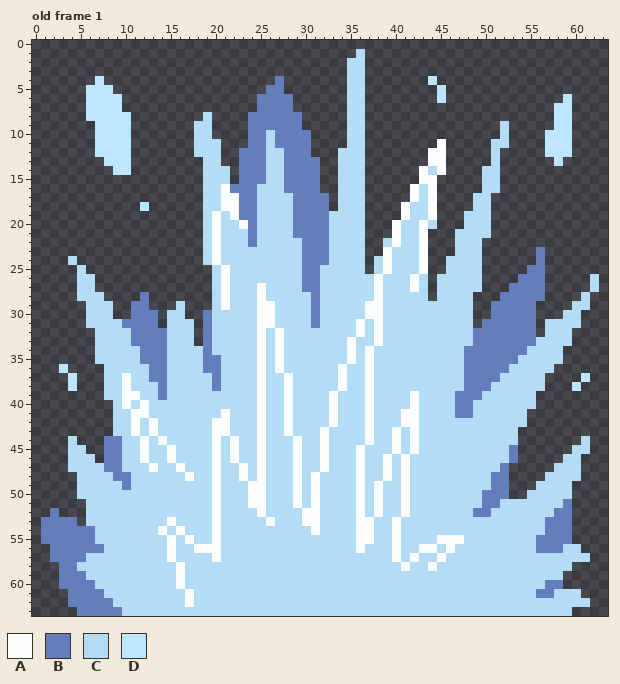
Edited in one commit: pixel-art file (Assets/Textures/Enemies/IcicleBees/IcicleBeeNest.aseprite). The picture above was drawn from the file before the commit.
64x64 pixels, 1 frame. Colours within 5 levels of each other are drawn and written as one. Shown: old frame 1. The commit also changed other frames, which this record leaves out.
Palette (. is transparent): A #fcfeff  B #647dbc  C #b4dcf7  D #bce5ff
Pixels before, old frame 1 (only the part around the change), first column x 0:
 0 ................................................................
 1 ....................................C...........................
 2 ...................................CC...........................
 3 ...................................CC...........................
 4 .......D...................B.......CC.......D...................
 5 ......DDD.................BB.......CC........D..................
 6 ......DDDD...............BBBB......CC........D.............D....
 7 ......DDDD...............BBBB......CC.....................DD....
 8 ......DDDDD........C....BBBBBB.....CC.....................DD....
 9 .......DDDD.......CC....BBBBBB.....CC...............C.....DD....
10 .......DDDD.......CC....BBCBBBB....CC...............C....DDD....
11 .......DDDD.......CCC...BBCBBBB....CC........A.....CC....DDD....
12 .......DDDD.......CCC..BBBCCBBB...CCC.......AA.....C.....DDD....
13 ........DDD........CC..BBBCCBBBB..CCC.......AA.....C......D.....
14 .........DD........CCC.BBBCCBBBB..CCC......ACA....CC............
15 ...................CCC.BBBCCBBBB..CCC......AA.....CC............
16 ...................CCABBBCCCBBBB..CCC.....ACA.....CC............
17 ...................CCAABBCCCCBBBB.CCC.....ACA....CC.............
18 ............D......CCAABBCCCCBBBB.CCC....ACCA....CC.............
19 ...................CACABBCCCCBBBBCCCC....ACCA...CCC.............
20 ...................CACCABCCCCBBBBCCCC...ACCAC...CCC.............
21 ...................CACCCBCCCCBBBBCCCC...ACCA...CCCC.............
22 ...................CACCCBCCCCCBBBCCCC..CACCA...CCC..............
23 ...................CACCCCCCCCCBBBCCCC..ACCCA...CCC......B.......
24 ....C..............CACCCCCCCCCBBBCCCC.CACCCA..CCCC......B.......
25 .....C..............CACCCCCCCCBBCCCCC.CACCCA..CCCC.....BB.......
26 .....CC.............CACCCCCCCCBBCCCCCCACCCAC.CCCCC....BBB.....C.
27 .....CC.............CACCCACCCCBBCCCCCCACCCAC.CCCCC...BBBB.....C.
28 .....CCC....B.......CACCCACCCCCBCCCCCCACCCCC.CCCC...BBBBB....C..
29 ......CCC..BB...C...CACCCAACCCCBCCCCCAACCCCCCCCCC..BBBBB....CC..
30 ......CCC..BBB.CC..BCCCCCAACCCCBCCCCCAACCCCCCCCCC..BBBBB...CC...
31 ......CCCCBBBB.CCC.BCCCCCAACCCCBCCCCACACCCCCCCCCC.BBBBBB.CCCC...
32 .......CCCCBBBBCCC.BCCCCCACACCCCCCCCACACCCCCCCCCCBBBBBBB.CCC....
33 .......CCCCBBBBCCC.BCCCCCACACCCCCCCACCACCCCCCCCCCBBBBBBBCCCC....
34 .......CCCCCBBBCCCCBCCCCCACACCCCCCCACACCCCCCCCCCBBBBBBBCCCC.....
35 .......CCCCCBBBCCCCBBCCCCACACCCCCCCACACCCCCCCCCCBBBBBBCCCCC.....
36 ...D....CCCCCBBCCCCBBCCCCACACCCCCCACCACCCCCCCCCCBBBBBCCCCC......
37 ....D...CCACCBBCCCCCBCCCCACCACCCCCACCACCCCCCCCCCBBBBCCCCC....D..
38 ....D...CCACCCBCCCCCBCCCCACCACCCCCACCACCCCCCCCCCBBBCCCCCC...D...
39 ........CCAACCBCCCCCCCCCCACCACCCCACCCACCCCACCCCBBBCCCCCC........
40 .........CACACCCCCCCCCCCCACCACCCCACCCACCCCACCCCBBCCCCCCC........
41 .........CCAACCCCCCCCACCCACCACCCCACCCACCCAACCCCBBCCCCCC.........
42 .........CCACACCCCCCAACCCACCACCCCACCCACCCAACCCCCCCCCCCC.........
43 .........CCACACCCCCCAACCCACCACCCACCCCACCACACCCCCCCCCCC..........
44 ....C...BBCCACACCCCCACACCACCCACCACCCCACCACACCCCCCCCCCC.......C..
45 ....CC..BBCCACCACCCCACACCACCCACCACCCACCCACACCCCCCCCCCB......CC..
46 ....CCC.BBCCACCACCCCACACCACCCACCACCCACCACACCCCCCCCCCCB.....CC...
47 ....CCCCBBCCCACCACCCACCACACCCACCACCCACCACACCCCCCCCCCB.....CCC...
48 .....CCCCBBCCCCCCACCACCACACCCACACCCCACCACACCCCCCCCCBB....CCCC...
49 .....CCCCCBCCCCCCCCCACCCAACCCACACCCCACACCACCCCCCCCCBB...CCCC....
50 .....CCCCCCCCCCCCCCCACCCAACCCACACCCCACACCACCCCCCCCBBB..CCCCC....
51 ......CCCCCCCCCCCCCCACCCAACCCACACCCCACACCACCCCCCCCBBCCCCCCCB....
52 ..B...CCCCCCCCCCCCCCACCCCACCCCAACCCCACACCACCCCCCCBBCCCCCCCBB....
53 .BBBB.CCCCCCCCCACCCCACCCCCACCCAACCCCAACCACCCCCCCCCCCCCCCCBBB....
54 .BBBBBBCCCCCCCACACCCACCCCCCCCCCACCCCAACCACCCCCCCCCCCCCCCCBBB....
55 .BBBBBBCCCCCCCCACACCACCCCCCCCCCCCCCCAACCACCCCAAACCCCCCCCBBBB....
56 ..BBBBBBCCCCCCCACCAAACCCCCCCCCCCCCCCACCCACCAACACCCCCCCCCBBBCC...
57 ..BBBBCCCCCCCCCACCCCACCCCCCCCCCCCCCCCCCCACACCACCCCCCCCCCCCCCCC..
58 ...BBCCCCCCCCCCCACCCCCCCCCCCCCCCCCCCCCCCCACCACCCCCCCCCCCCCCC....
59 ...BBBCCCCCCCCCCACCCCCCCCCCCCCCCCCCCCCCCCCCCCCCCCCCCCCCCCCC.....
60 ...BBBBCCCCCCCCCACCCCCCCCCCCCCCCCCCCCCCCCCCCCCCCCCCCCCCCCBB.....
61 ....BBBBCCCCCCCCCACCCCCCCCCCCCCCCCCCCCCCCCCCCCCCCCCCCCCCBBCCC...
62 ....BBBBBCCCCCCCCACCCCCCCCCCCCCCCCCCCCCCCCCCCCCCCCCCCCCCCCCCCC..
63 .....BBBBBCCCCCCCCCCCCCCCCCCCCCCCCCCCCCCCCCCCCCCCCCCCCCCCCCC....
The result:
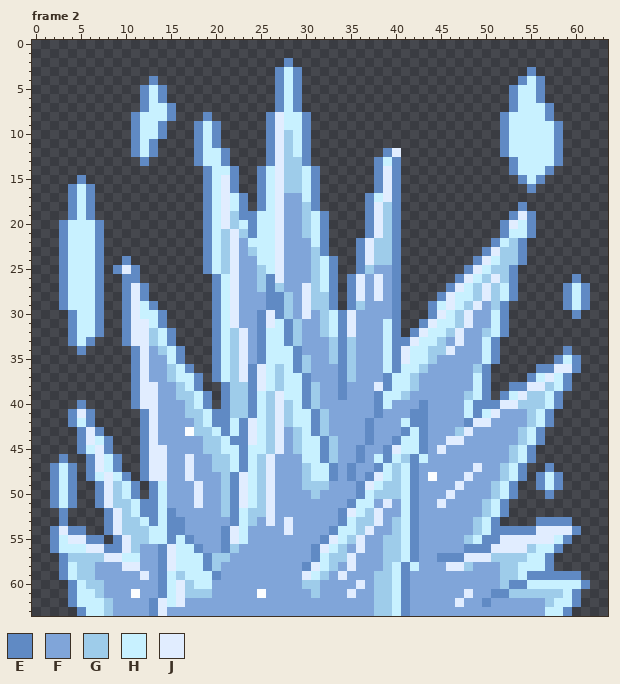
Colours new in this view: E #608ac4  F #80a5d9  G #9eccea  H #c8f1ff  J #e1edff
A new or re-ordered frame is compared with the old frame closest to it.
Edits made:
frames 1 -> 4
layer "Color" added
layer "Lines" added
layer "Glitter" added
layer "Shards" added
layer "Layer 1" removed
Changed rows in their new state; - is an unchanged pixel.
Frame 2 is new; against old frame 1:
first column x 1:
 1 -----------------------------------.--------------------------
 2 ---------------------------E------..--------------------------
 3 --------------------------EHE-----..------------------E-------
 4 ------.-----E-------------EHE-----..-------.---------EHE------
 5 -----...---EHE-----------.EHE-----..--------.-------EHHE------
 6 -----....--EHE----------..EHE-----..--------.-------EHHE--.---
 7 -----....--EHHE---------..EHE-----..----------------EHHHE..---
 8 -----.....EHHHE---E----..EJHHE----..---------------EHHHHE..---
 9 ------....EHHE---EHE---..EJHHE----..---------------EHHHHHE.---
10 ------....EHHE---EHE---..EJGHE----..---------------EHHHHHE.---
11 ------....EHE----EHE---..EJGHE----..--------.-----.EHHHHHE.---
12 ------....EHE----EHHE-...EJGHE---...--EJ---..-----.EHHHHHE.---
13 -------...-E-----EHHE-...EJGGE.--...-EHE---..-----.-EHHHHE----
14 --------..--------EHHE..EHJGGHE--...-EJE--...----..-EHHHE-----
15 ----E-------------EHJE..EHJGGHE--...-EJE--..-----..--EHE------
16 ---EHE------------EHJE..EHJGGHE--...-EJE-...-----..---E-------
17 ---EHE------------EHJHE.EHJFFHE.-...EHJE-...----..------------
18 ---EHE-----.------EHJHE.EHJFFGE.-...EJGE....----..---E--------
19 ---EHE------------EHJGEEHHJFFGHE....EJGE....---...--EJE-------
20 --EHHHE-----------EHJGHEHHJFFGHE....EJGE....---...-EJHE-------
21 --EHHHE-----------EHGJGEHHJFFGHE....EJGE...---....-EHHE-------
22 --EHHHE-----------EHGJFHHHJFFFHE...EJGGE...---...-EHGE--------
23 --EHHHE-----------EHGJFGHHJFFFGE...EJGGE...---...EJGGE-.------
24 --EHHHE--E--------EHGJFFHHJFFFGHE..EJGGE...--...EJHGGE-.------
25 --EHHHE-EJE-------EHGJFFGHJFFFGHE..EGFFE...--..EJHGGE-..------
26 --EHHHE--EE--------EHJFFGEJFFFGHE.EJFJFE...-..EJHGJGE...---E-.
27 --EHHHE--EJE-------EHJFFGEGFFJGHE.EJFJFE...-.EJHGJGHE...--EHE.
28 --EHHHE--EJE-------EHJFFFEEGFJGGE.EJFJFE...-EJHHGJGHE...--EHE-
29 --EHHHE.-EJHE--.---EHJFFFEEGFJGGE.EGFFFE...EHJHGJFGE...---EHE-
30 ---EHHE.-EJHHE..--.EHJFFEJEGFJFGHEJFFFFE...EJHGJFFHE...---.E--
31 ---EHHE..EJJHE...-.EHJFFEJHEGFFGHEJFFFHE..EJHHGJFFHE...-....--
32 ---EHHE..EJJGHE..-.EHGJFEHHEGFFGHEJFFFHE.EJHHGJFFGHE...-...---
33 ---EHE...EJJGHE..-.EHGJFEHHEGFFFGEGFFFHEEJHHGFJFFHE........---
34 ----E-....EJFGHE...EHGJFEHHHEFFFGEGFFFHEJHHGGJFFFHE.......E---
35 ------....EJFFHE...EHGJFEHHHEGFFGEGFFFHEJHHGFFFFFHE......EHE--
36 --.----...EJFFGHE..EHGJEJHGHEGFFFEGFFFHEHHGFFFFFGE.....EEJJE--
37 ---.---...EJFFGHHE.EHGJEJHGHHEFFFEGFFFEHHGFFFFFFHE....EHJHE-.-
38 ---.---...EJJFFGHE..EGGEJHGHHEGFFEFFFJEHHGFFFFFFHE..EEJJGHE.--
39 -------...EJJFFGGHE.EGGEHGJHHEGFFEFFFEHHGFFFFFFGHE.EHJGGHE----
40 ----E---..EJJFFFGHE.EGGEHGJGHEGFFFFFFEHFFFEFFFFHEEEJJGGGHE----
41 ---EJE--...EJFFFGGHEEGGEHGJGHHEGFFFFFEFFFEEFFFFHEHJFFFGHE-----
42 ---EHE--...EJFFFFGHEEHEJHGJGHHEGFFFFEFFFHEEFFFFEJJFFFFGHE-----
43 ----EJE-...EJFFFAGGHEHEJHGJFGHEGFFFFEFFFEHEFFFGJFFFFFGHE------
44 ---.EJHE...EJFFFFFGGHEEJHGJFGHHEGFFFEFFEHHEFFJJFFFFFFGHE----.-
45 ---.EHJE...EJJFFFFGGHHEHHGJFGHHEGFFEFFEJHHEFJFFFFFFFGHE----..-
46 --E..EJHE..EJJFFJFFGGHEHGJFFFHHEGFFEFHEHGEHFFFFFFFFFGHE---..--
47 -EHE.EJHE..EJJFFJFFGGHEHGJFFFGHHEFEFFEHGHEFFFFFFJFFGHE--E...--
48 -EHE.EHJHE.EJJFFJFFFGEJHGJFFFGHHEFEFEJHGHEFAFFFJFFFGHE-EHE..--
49 -EHE..EJGHE.EHFFFJFFGEJHGJFFFGGGFFFEJHGGHEFFFFJFFFGHE--EHE.---
50 -EHE..EJGHE.EHFFFJFFGEJHGJFFFFGFFFFEHGGGHEFFFJFFFFGHE-..E..---
51 -EHE-.EJGGHEEHFFFJFFGEJHGJFFFFFFFFEHHFJFHEFFJFFFFGHE.......---
52 -.E--..EJGHEEHEFFFFFGEHGGJFFFFFFFEJHGJFFHEFFFFFFFGHE.......---
53 ..E.-..EJGGHEHEEFFFFFEHGFJFJFFFFFEHGGJFGHEFFFFFFGHE....EEEE---
54 .EJEE..EJGGGHHEEFFFFEJHFFFFJFFFFEHHGJFFGHEFFFFFFGHEEEEEJJJJE--
55 .EHJJEE.EJGGHHEHEFFFEJHFFFFFFFFEJHGJFFGGHEFFFFFGHEEJJJJJJHE---
56 -EHHHJJEEJGFFEJHHEFFEGFFFFFFFFEJHGFJFFGGHEFFFFFEEEJJJJGHHE..--
57 -.EGGGGJJHHFFEJHHHEGGFFFFFFFFFEHGGJFFFGGHEFFEEEJJJGGGGHHE....-
58 --EHGGFFFJJFFEJHHHEGFFFFFFFFFEJHGFJFFFGHEHFFFJJGFFFGGHHHE..---
59 --EHGGFFFFFJFEHGHHHEFFFFFFFFFJHGFJFFFGGHEFFFFFFFFFFGGHEEEEEE--
60 --.EHGGFFFFFFEHJGHHFFFFFFFFFFGGFFFFJFGGHEFFFFFFFFFFGEEHHHHHHE-
61 ---EHHGFFFAFFEHJGGGFFFFFAFFFFFGFFFJFFGGHEFFFFFFJFFEEGGGGGGHE--
62 ---EHHHGFFFFEJHJFFFFFFFFFFFFFFFFFFFFFGGHEFFFFFJFFEFFFFFFGHHE.-
63 ----EHHGFFFFEJFFFFFFFFFFFFFFFFFFFFFFFGGHEFFFFFFFFFFFFFFFHHE---
Pixel boxes of the changes (left, top, right, bottom) in both pictures:
changed: (41, 49, 599, 616)
